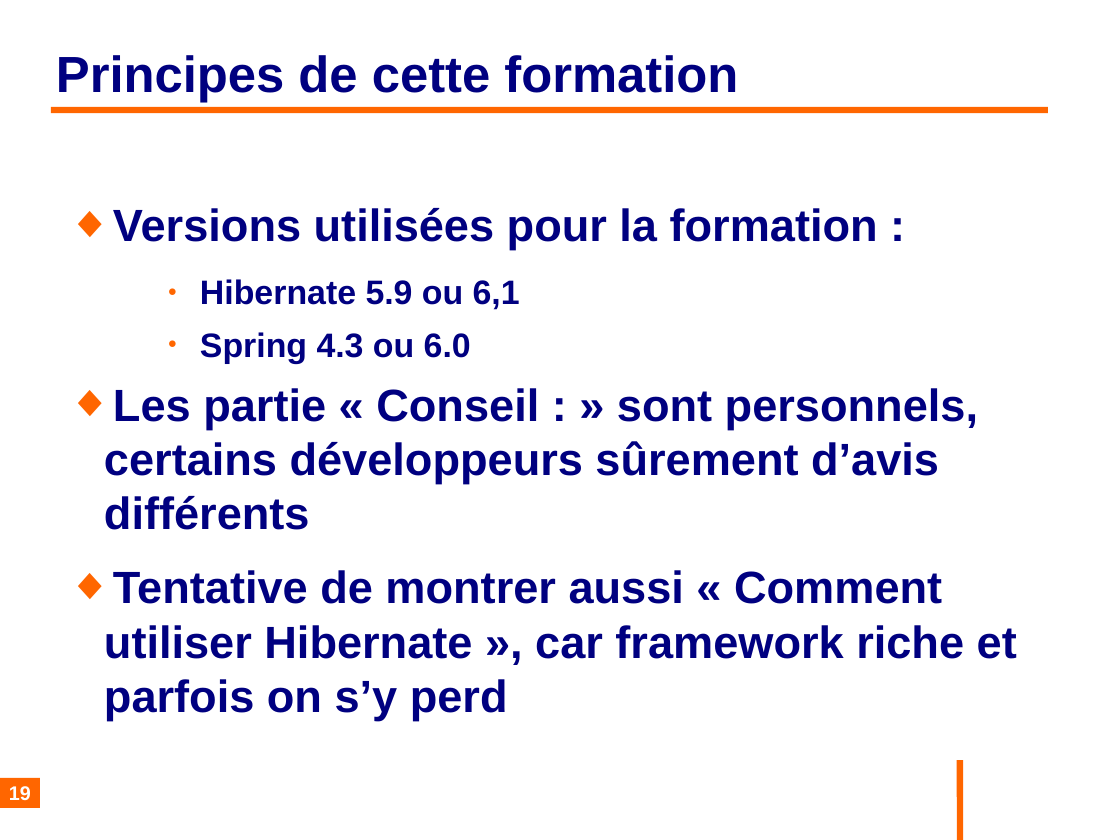
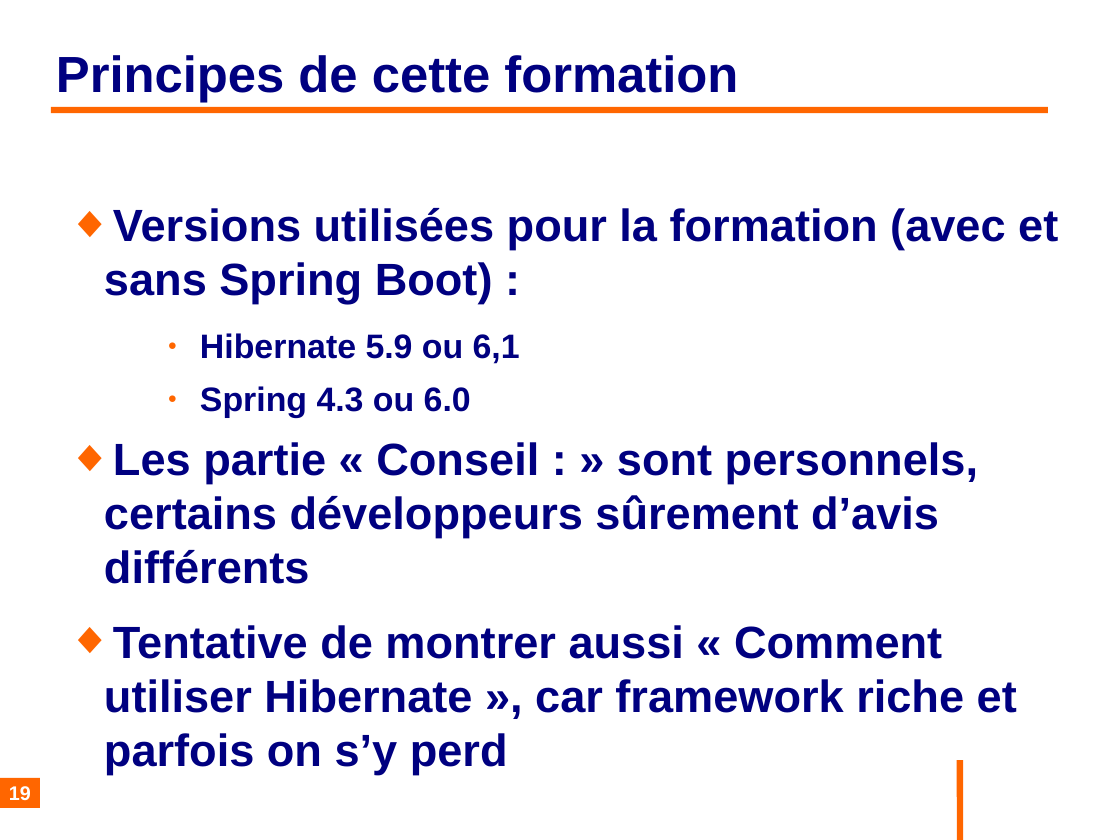
Before and after one commit to philphils/formation-hibernate-basique, a slide deck: slide 19 of Documentation/diapo_formation_hibernate.odp. Drawn at 1120x840 pixels with LibreOffice and Linux fonts; fonts in the diff are those of the drawing; background and template pictures are left out. Boxes give left, top, right and bottom in pixels: in the first picture for what was removed or moved away, otherwise in the second. Text is boxed around its words. In the diff, an @@ line names an element or a change of style, - is before the commit and + after.

Commit message:
precision version

```diff
--- a/Documentation/diapo_formation_hibernate.odp
+++ b/Documentation/diapo_formation_hibernate.odp
@@ text at box(104, 208, 1058, 304): text changed @@
-◆ Versions utilisées pour la formation :
+◆ Versions utilisées pour la formation (avec et sans Spring Boot) :
```
